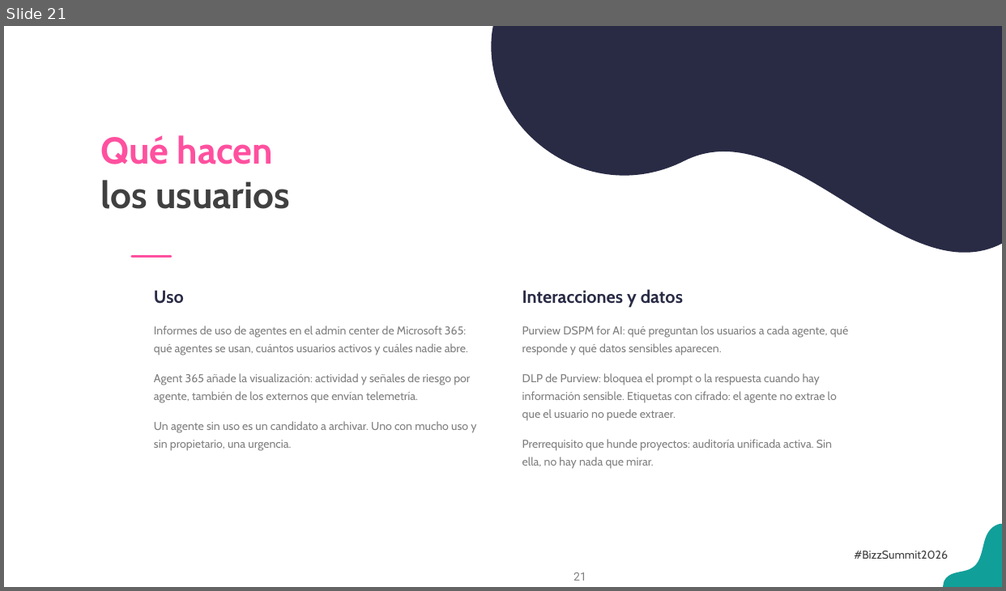
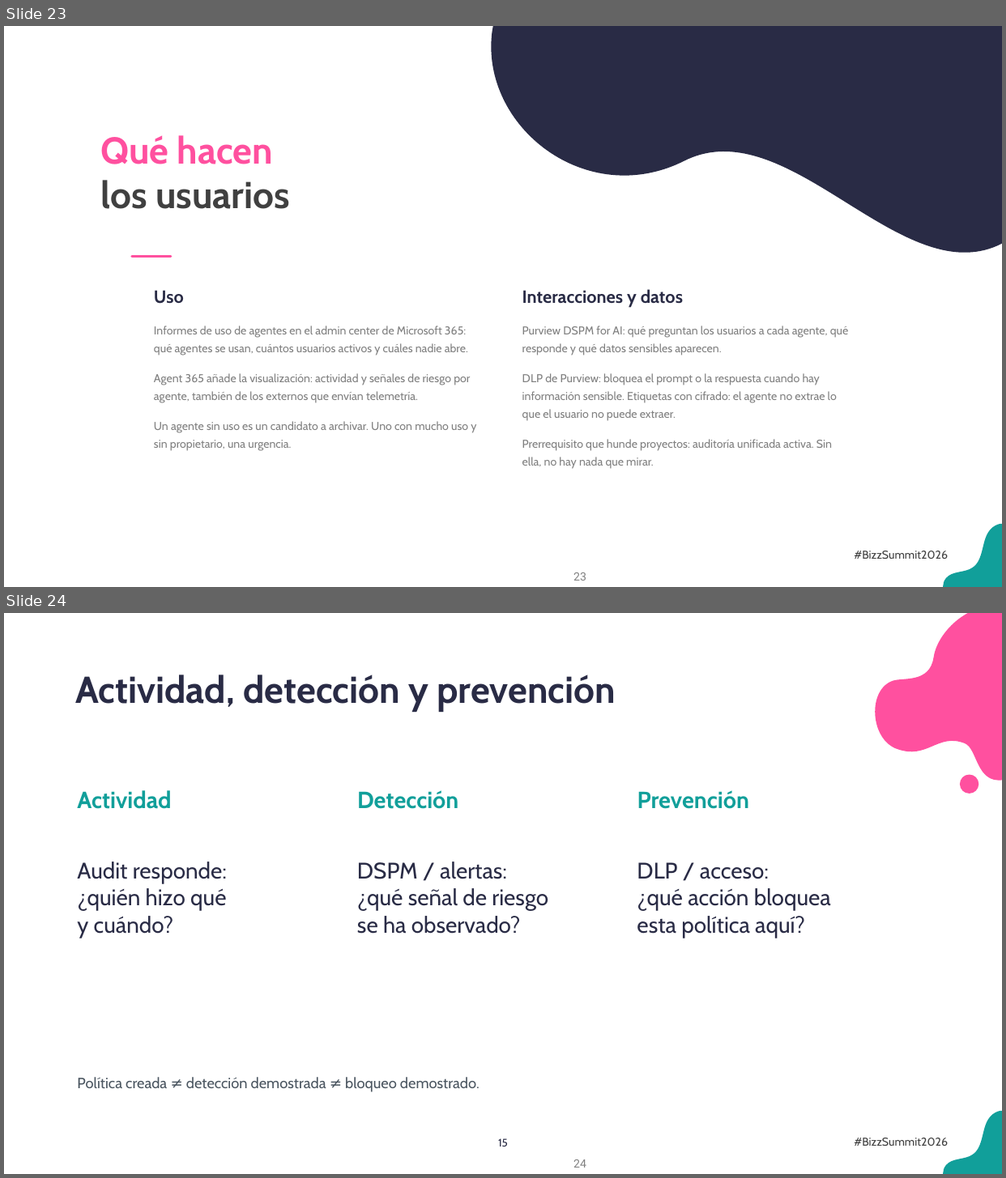
Before and after one commit to antoniosql/materiales-sesiones, a slide deck: BizzSummit/2026/01_trabajo/BizzSummit2026_De_la_jungla_al_control_plane.pptx. Shown one above the other, each under a label of ours: slide 21 before the commit, slides 23 and 24 after it. The pictures are 1006x591 and 1006x1178 pixels, drawn with LibreOffice and Linux fonts; fonts in the diff are those of the drawing; background and template pictures are left out. Boxes give left, top, right and bottom in pixels: in the first picture for what was removed or moved away, otherwise in the second. Text is boxed around its words. In the diff, an @@ line names an element or a change of style, - is before the commit and + after.

```diff
--- a/BizzSummit/2026/01_trabajo/BizzSummit2026_De_la_jungla_al_control_plane.pptx
+++ b/BizzSummit/2026/01_trabajo/BizzSummit2026_De_la_jungla_al_control_plane.pptx
@@ slide 24 added at <box>4,613,1002,1174</box>, background #FFFFFF; not listed: 3 template elements that a slide beside it also shows @@
@@ freeform shape added at <box>876,613,1002,779</box>, fill #FF509F @@
@@ text added at <box>76,675,616,712</box>, 36 pt, text #292B45, bold @@
+Actividad, detección y prevención
@@ freeform shape added at <box>960,775,978,794</box>, fill #FF509F @@
@@ text added at <box>77,790,171,809</box>, 22.5 pt, text #119F9A, bold @@
+Actividad
@@ text added at <box>357,790,458,809</box>, 22.5 pt, text #119F9A, bold @@
+Detección
@@ text added at <box>637,790,749,809</box>, 22.5 pt, text #119F9A, bold @@
+Prevención
@@ text added at <box>77,862,227,938</box>, 21.8 pt, text #292B45 @@
+Audit responde:
+¿quién hizo qué
+y cuándo?
@@ text added at <box>357,862,548,934</box>, 21.8 pt, text #292B45 @@
+DSPM / alertas:
+¿qué señal de riesgo
+se ha observado?
@@ text added at <box>637,862,831,938</box>, 21.8 pt, text #292B45 @@
+DLP / acceso:
+¿qué acción bloquea
+esta política aquí?
@@ text added at <box>77,1077,479,1092</box>, 14.2 pt, text #4A5560 @@
+Política creada ≠ detección demostrada ≠ bloqueo demostrado.
@@ text added at <box>498,1139,508,1147</box>, 10.5 pt, text #292B45 @@
+15
@@ what was slide 21 is now slide 23 @@
@@ page number at <box>573,573,586,581</box>: text changed @@
-21
+23
```
Also in this commit, not shown: 1 slide changed, 8 other slides added, 27 other files.
